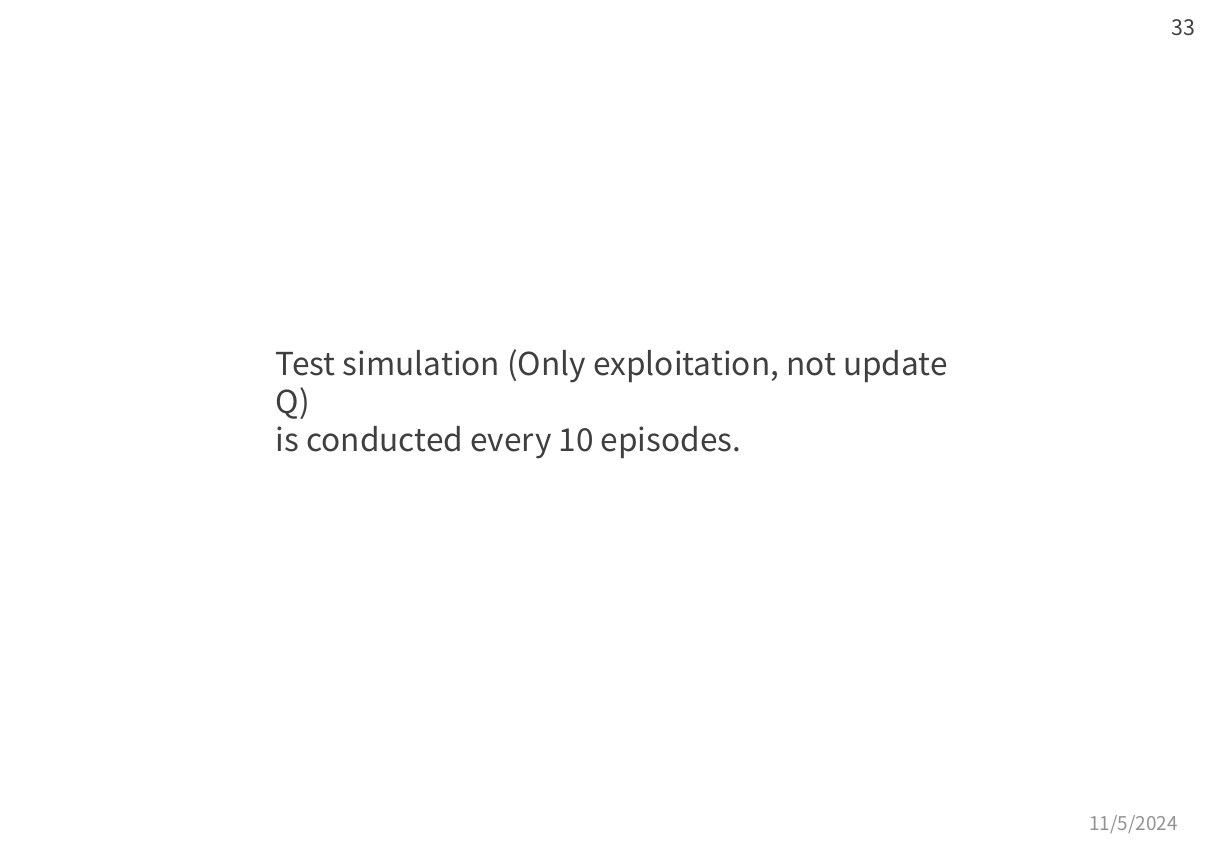
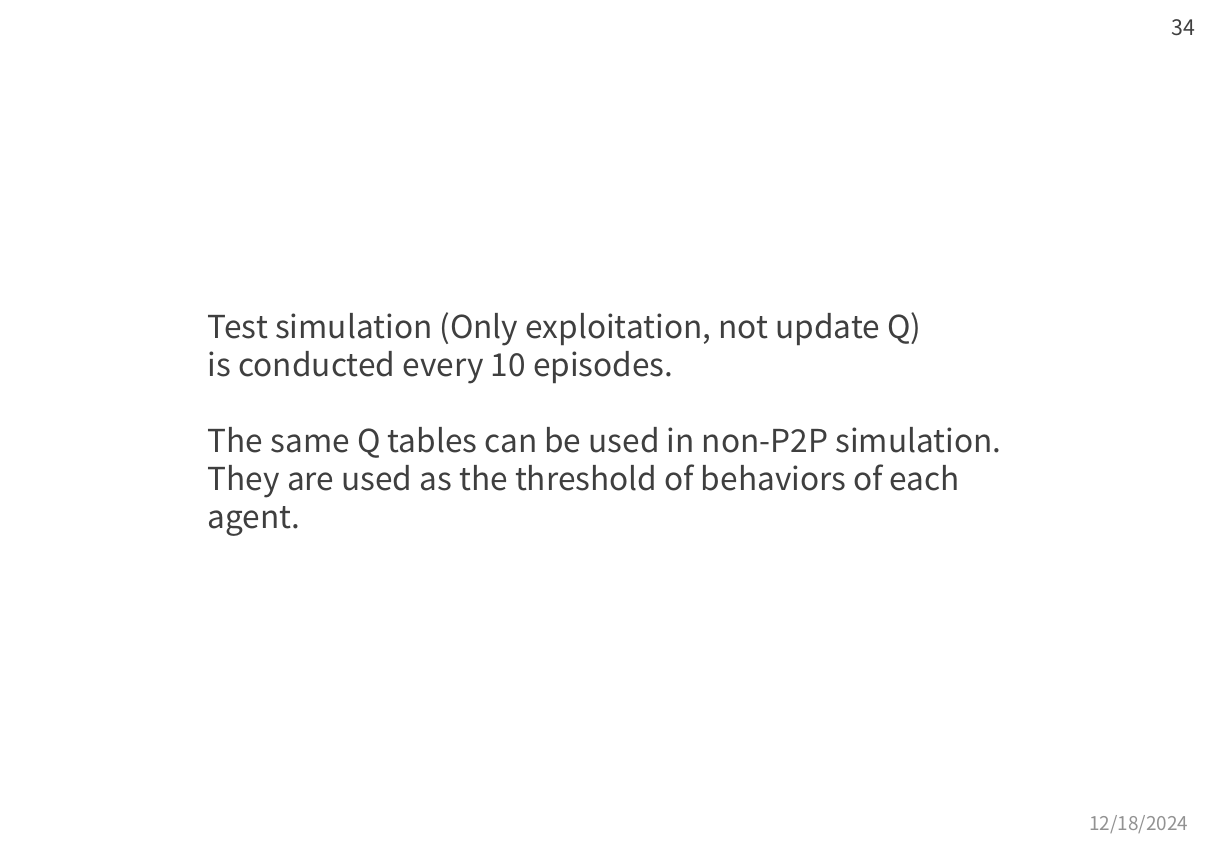
Before and after one commit to moooyu1121/master_thesis_model, a slide deck: slide 34 of memo.pptx (slide 33 before the commit). Drawn at 1232x853 pixels with LibreOffice and Linux fonts; fonts in the diff are those of the drawing. Boxes give left, top, right and bottom in pixels: in the first picture for what was removed or moved away, otherwise in the second. Text is boxed around its words. In the diff, an @@ line names an element or a change of style, - is before the commit and + after.

```diff
--- a/memo.pptx
+++ b/memo.pptx
@@ page number at (1172, 19, 1196, 36): text changed @@
-33
+34
@@ text "Test simulation (Only exploitation, not ...": place and size @@
-text "Test simulation (Only exploitation, not ..." at (276, 349, 948, 459)
+text "Test simulation (Only exploitation, not ..." at (208, 312, 1001, 498)
@@ text at (208, 427, 1001, 498): paragraph added @@
+The same Q tables can be used in non-P2P simulation. They are used as the threshold of behaviors of each agent.
@@ text at (1089, 815, 1188, 833): text changed @@
-11/5/2024
+12/18/2024
```
Also in this commit, not shown: 42 other slides changed, 18 slides added, 8 slides removed.
